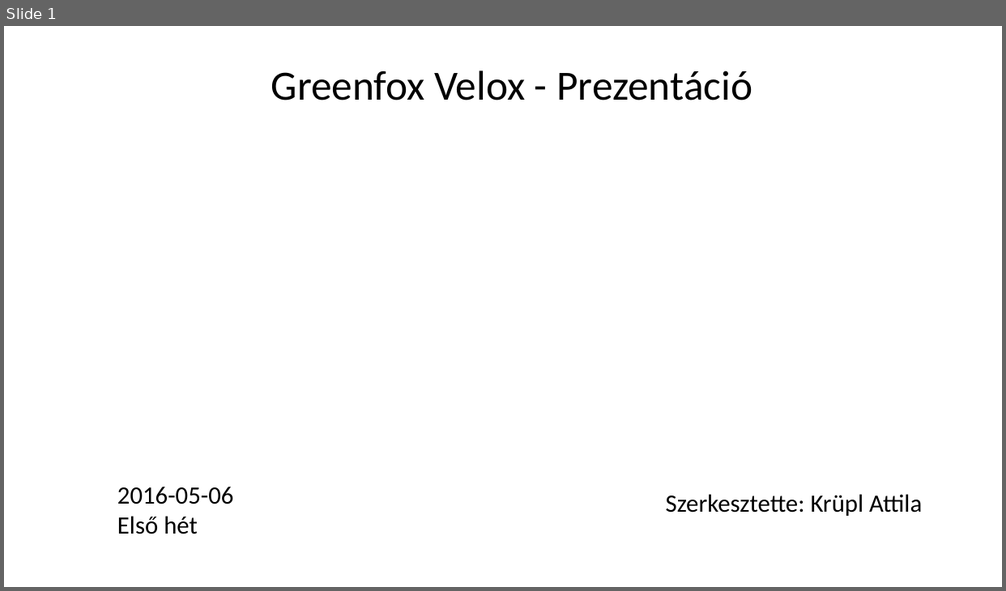
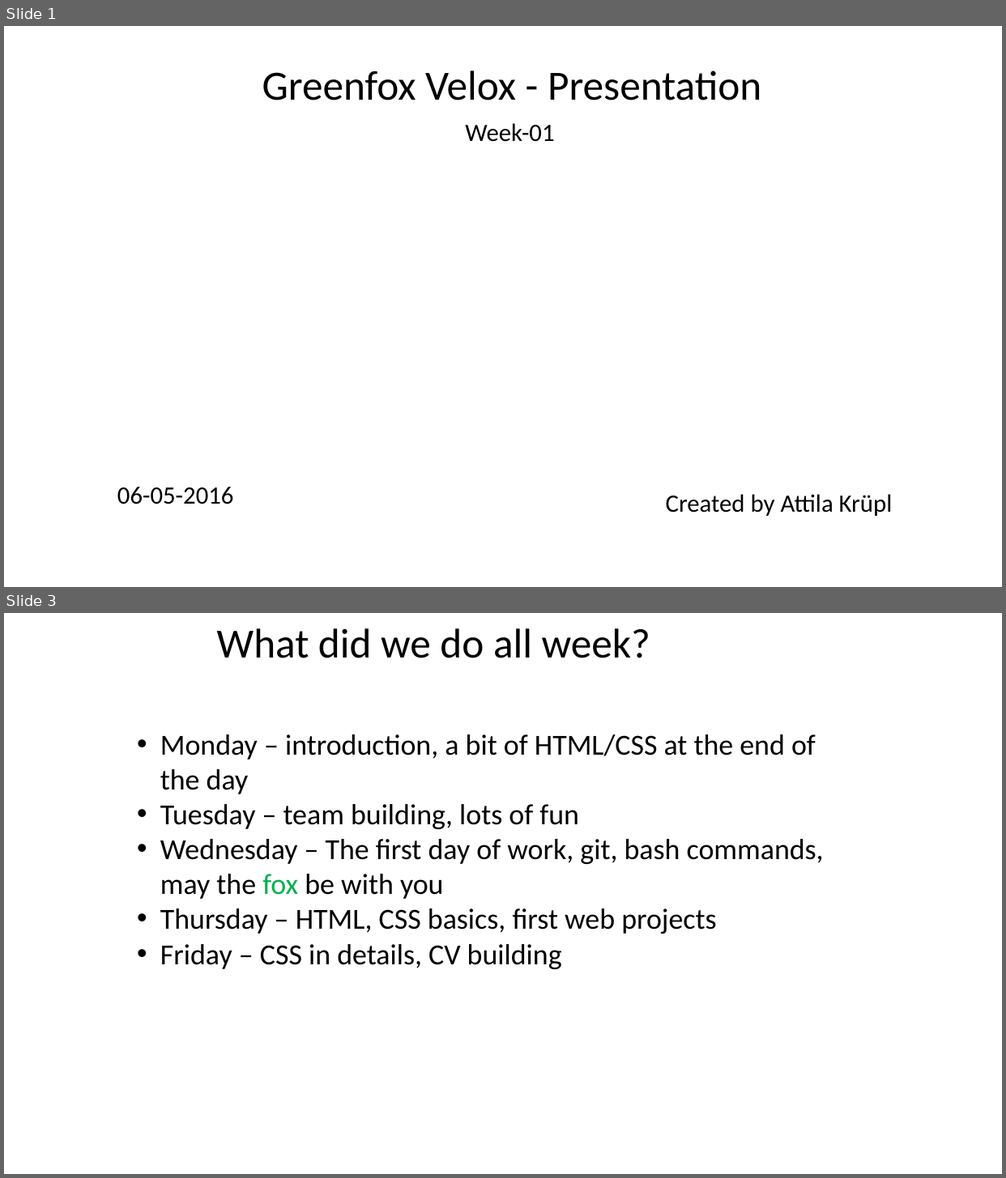
Before and after one commit to greenfox-velox/attilakrupl, a slide deck: week-01/day-5/presentation/Presentation_Week-01.pptx. Shown one above the other, each under a label of ours: slide 1 before the commit, slides 1 and 3 after it; the slides between them are not shown. The pictures are 1006x591 and 1006x1178 pixels, drawn with LibreOffice and Linux fonts; fonts in the diff are those of the drawing; background and template pictures are left out. Boxes give left, top, right and bottom in pixels: in the first picture for what was removed or moved away, otherwise in the second. Text is boxed around its words. In the diff, an @@ line names an element or a change of style, - is before the commit and + after.

```diff
--- a/week-01/day-5/presentation/Presentation_Week-01.pptx
+++ b/week-01/day-5/presentation/Presentation_Week-01.pptx
@@ slide 3 added at (4,613,1002,1174), background picture (left out) @@
@@ text added at (217,628,650,658), 40 pt, text #000000 @@
+What did we do all week?
@@ text added at (160,735,824,969), 28 pt, text #000000 @@
+• Monday – introduction, a bit of HTML/CSS at the end of the day
+• Tuesday – team building, lots of fun
+• Wednesday – The first day of work, git, bash commands, may the fox be with you
+• Thursday – HTML, CSS basics, first web projects
+• Friday – CSS in details, CV building
@@ slide 1 changed as well @@
@@ text at (262,71,761,101): text changed @@
-Greenfox Velox - Prezentáció
+Greenfox Velox - Presentation
@@ text added at (465,123,554,142), 24 pt, text #000000 @@
+Week-01
@@ text at (117,487,234,505): text changed @@
-2016-05-06
-Első hét
+06-05-2016
@@ text at (666,494,893,516): text changed @@
-Szerkesztette: Krüpl Attila
+Created by Attila Krüpl
```
Also in this commit, not shown: 5 other slides added, 3 slides removed, 1 other file.
